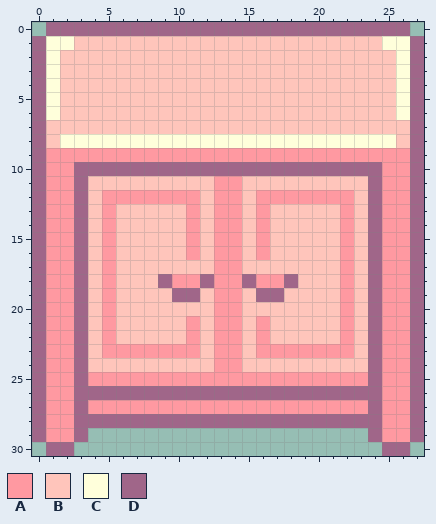
File history of a pixel-art file, assets/sprites/projects/wardrobe.aseprite. Above, as it was before the edit.
28x31 pixels, 1 frame.
Palette (. is transparent): A #ff99a1  B #ffc5bb  C #ffffdb  D #a06689
Pixels before, first column x 0:
 0 .DDDDDDDDDDDDDDDDDDDDDDDDDD.
 1 DCCBBBBBBBBBBBBBBBBBBBBBBCCD
 2 DCBBBBBBBBBBBBBBBBBBBBBBBBCD
 3 DCBBBBBBBBBBBBBBBBBBBBBBBBCD
 4 DCBBBBBBBBBBBBBBBBBBBBBBBBCD
 5 DCBBBBBBBBBBBBBBBBBBBBBBBBCD
 6 DCBBBBBBBBBBBBBBBBBBBBBBBBCD
 7 DBBBBBBBBBBBBBBBBBBBBBBBBBBD
 8 DBCCCCCCCCCCCCCCCCCCCCCCCCBD
 9 DAAAAAAAAAAAAAAAAAAAAAAAAAAD
10 DAADDDDDDDDDDDDDDDDDDDDDDAAD
11 DAADBBBBBBBBBAABBBBBBBBBDAAD
12 DAADBAAAAAAABAABAAAAAAABDAAD
13 DAADBABBBBBABAABABBBBBABDAAD
14 DAADBABBBBBABAABABBBBBABDAAD
15 DAADBABBBBBABAABABBBBBABDAAD
16 DAADBABBBBBABAABABBBBBABDAAD
17 DAADBABBBBBBBAABBBBBBBABDAAD
18 DAADBABBBDAADAADAADBBBABDAAD
19 DAADBABBBBDDBAABDDBBBBABDAAD
20 DAADBABBBBBBBAABBBBBBBABDAAD
21 DAADBABBBBBABAABABBBBBABDAAD
22 DAADBABBBBBABAABABBBBBABDAAD
23 DAADBAAAAAAABAABAAAAAAABDAAD
24 DAADBBBBBBBBBAABBBBBBBBBDAAD
25 DAADAAAAAAAAAAAAAAAAAAAADAAD
26 DAADDDDDDDDDDDDDDDDDDDDDDAAD
27 DAADAAAAAAAAAAAAAAAAAAAADAAD
28 DAADDDDDDDDDDDDDDDDDDDDDDAAD
29 DAAD....................DAAD
30 .DD......................DD.
Now the later version:
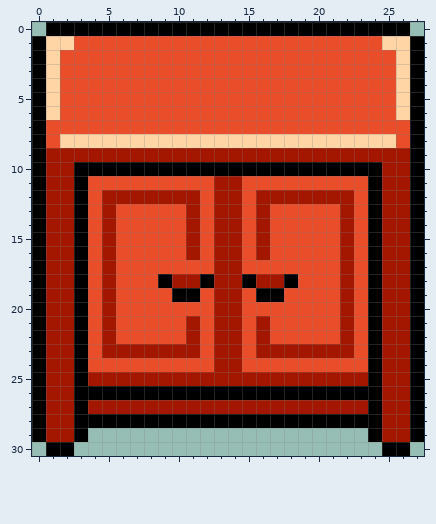
Change:
colour A: #ff99a1 -> #a31600
colour B: #ffc5bb -> #e94d2a
colour C: #ffffdb -> #ffd5a6
colour D: #a06689 -> #000000
